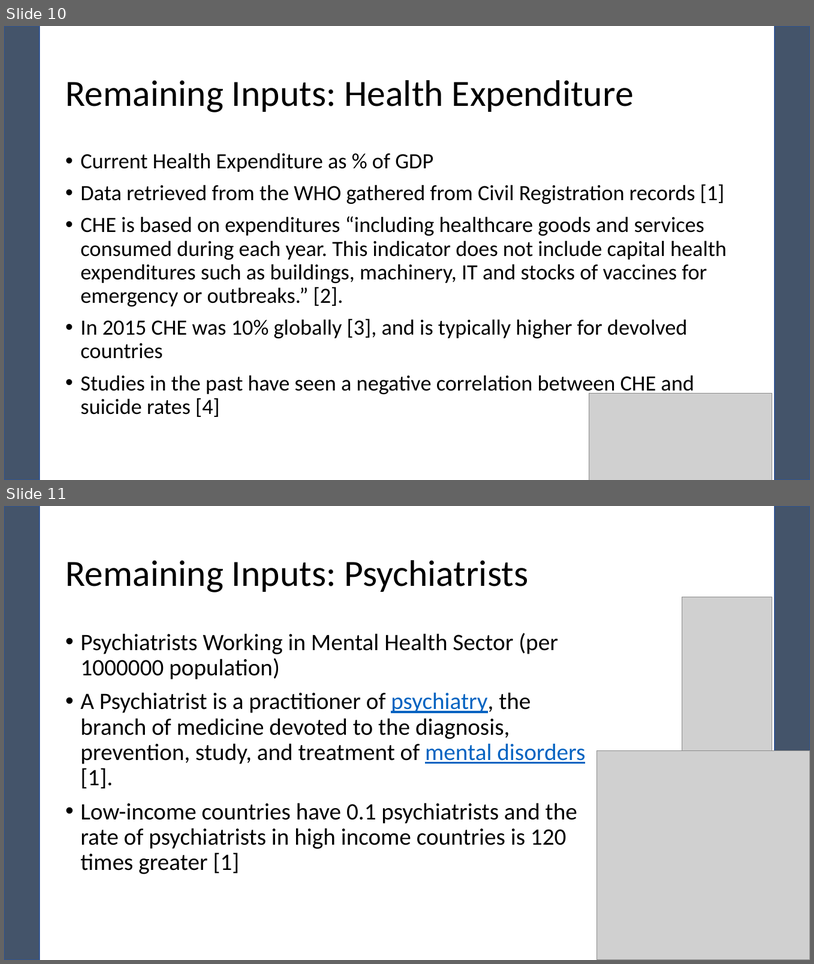
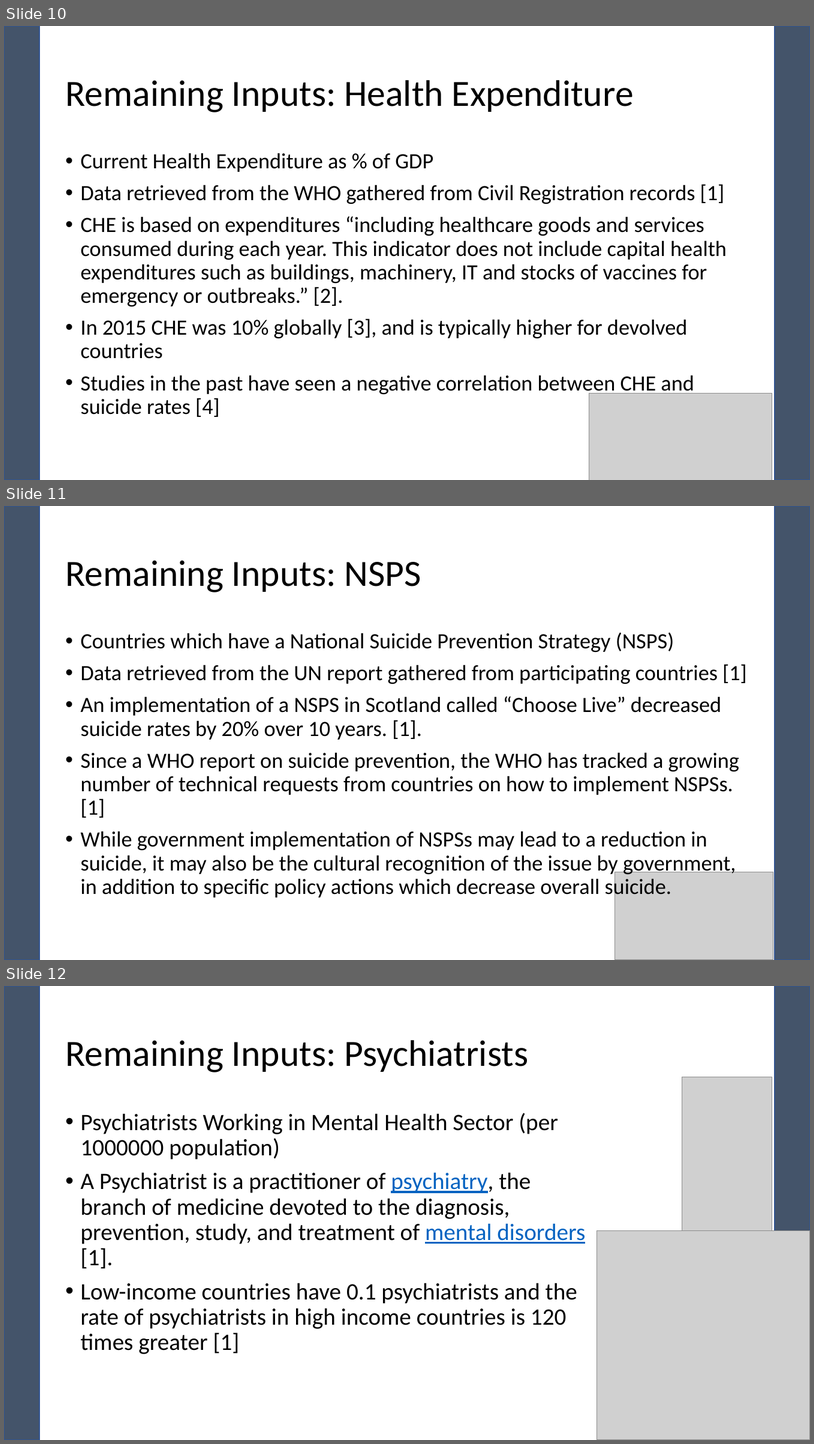
Before and after one commit to pewilliams/regression-mei-team-proj, a slide deck: presentation/Team-25.pptx. Shown one above the other, each under a label of ours: slides 10 and 11 before the commit, slides 10, 11 and 12 after it. The pictures are 814x964 and 814x1444 pixels, drawn with LibreOffice and Linux fonts; fonts in the diff are those of the drawing; grey boxes stand for pictures. Boxes give left, top, right and bottom in pixels: in the first picture for what was removed or moved away, otherwise in the second. Text is boxed around its words. In the diff, an @@ line names an element or a change of style, - is before the commit and + after.

Commit message:
Added Suicide Policy analysis

```diff
--- a/presentation/Team-25.pptx
+++ b/presentation/Team-25.pptx
@@ slide 11 added at box(4, 506, 810, 960), background #FFFFFF; not listed: 2 template elements that a slide beside it also shows @@
@@ title added at box(65, 560, 421, 592), 44 pt, text #000000 @@
+Remaining Inputs: NSPS
@@ text added at box(81, 632, 747, 899), 25.9 pt, text #000000 @@
+• Countries which have a National Suicide Prevention Strategy (NSPS)
+• Data retrieved from the UN report gathered from participating countries [1]
+• An implementation of a NSPS in Scotland called “Choose Live” decreased suicide rates by 20% over 10 years. [1].
+• Since a WHO report on suicide prevention, the WHO has tracked a growing number of technical requests from countries on how to implement NSPSs. [1]
+• While government implementation of NSPSs may lead to a reduction in suicide, it may also be the cultural recognition of the issue by government, in addition to specific policy actions which decrease overall suicide.
@@ picture added at box(615, 872, 773, 960) @@
@@ what was slide 11 is now slide 12 @@
```
Also in this commit, not shown: 6 slides changed, 2 other files.
